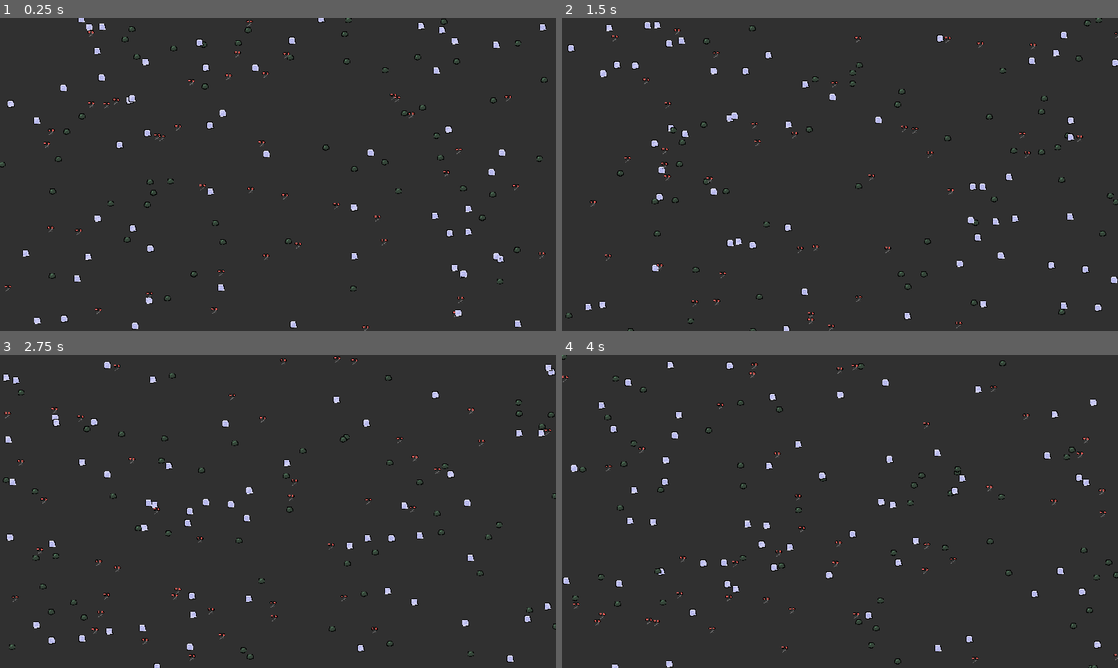
Above: before the commit, frames 1-4 (two rows, left to right).
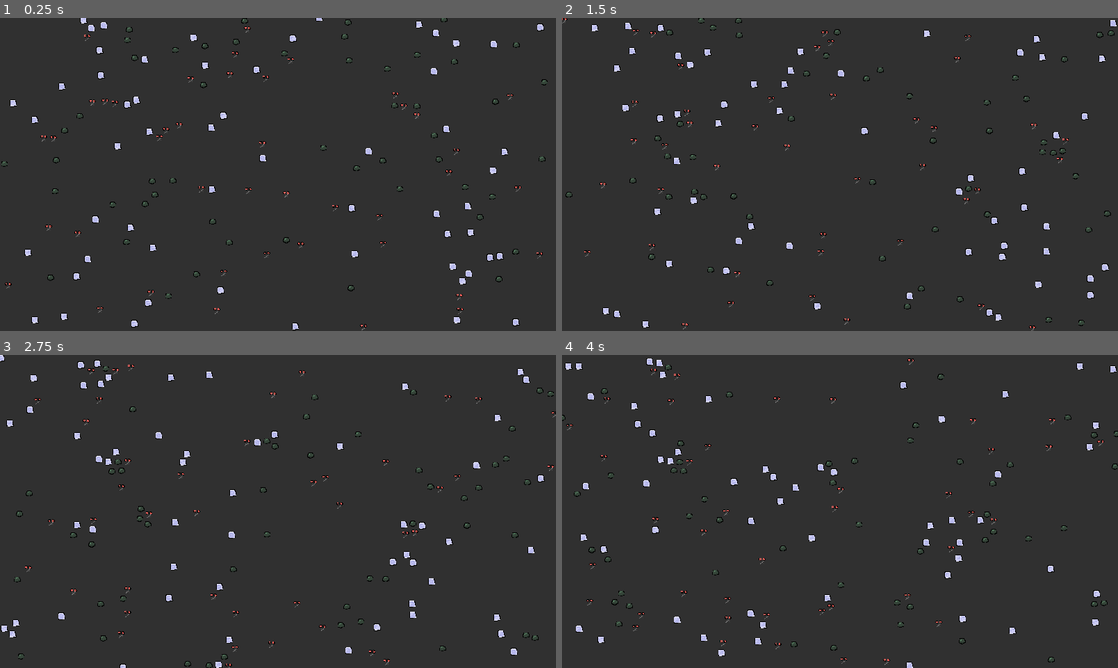
Above: after the commit, the same moments.

Repository: HiddenKendo/Godot-RPS
Game: Godot game, scene res://main.tscn
Same seed, same stepped clock (60 frames per second), same inputs: the game is played once before the commit and once after it.
Inputs:
- Up to frame 1 (0.25 s): no input
- Up to frame 2 (1.5 s): no input
- Up to frame 3 (2.75 s): no input
- Up to frame 4 (4 s): no input

The runs differ from the first frame. In frame 1, 3.3% of the frame differs, in the area x 0-99%, y 0-100%; in frame 2, 4.5%; in frame 3, 4.6%; in frame 4, 4.6%, in the area x 0-100%, y 0-100%.

Commit message:
collision

Diff:
--- a/player.gd
+++ b/player.gd
@@ -3,7 +3,7 @@
 
 enum teams {ROCK, PAPER, SCISSORS}
 
-const SPEED = 100
+const SPEED = 80
 var my_team: int
 @onready var sprite_2d = $Sprite2D
 
@@ -16,10 +16,10 @@
 
 func _ready():
 	my_dir = Vector2.RIGHT.rotated(randf_range(0, TAU))
+	velocity = my_dir * SPEED
 
 
 func _process(delta):
-	velocity = my_dir * SPEED
 	move_and_slide()
 	global_position = Vector2(wrapf(global_position.x, 0, get_viewport_rect().size.x,),
 							  wrapf(global_position.y, 0, get_viewport_rect().size.y,))
--- a/player.tscn
+++ b/player.tscn
@@ -1,10 +1,16 @@
-[gd_scene load_steps=3 format=3 uid="uid://cicojawjipeiq"]
+[gd_scene load_steps=4 format=3 uid="uid://cicojawjipeiq"]
 
 [ext_resource type="Script" path="res://player.gd" id="1_sdij2"]
 [ext_resource type="Texture2D" uid="uid://f5if3sb7qdyj" path="res://paper.png" id="1_yekxs"]
 
+[sub_resource type="CircleShape2D" id="CircleShape2D_bh4ft"]
+
 [node name="Player" type="CharacterBody2D"]
+motion_mode = 1
 script = ExtResource("1_sdij2")
 
 [node name="Sprite2D" type="Sprite2D" parent="."]
 texture = ExtResource("1_yekxs")
+
+[node name="CollisionShape2D" type="CollisionShape2D" parent="."]
+shape = SubResource("CircleShape2D_bh4ft")
